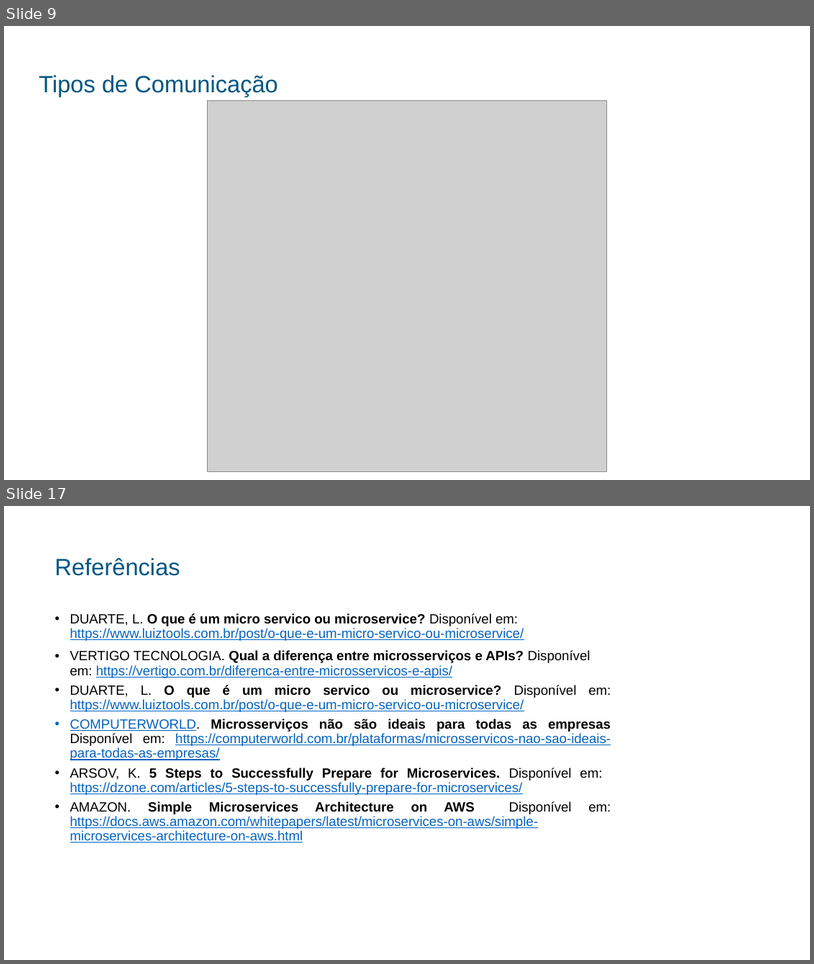
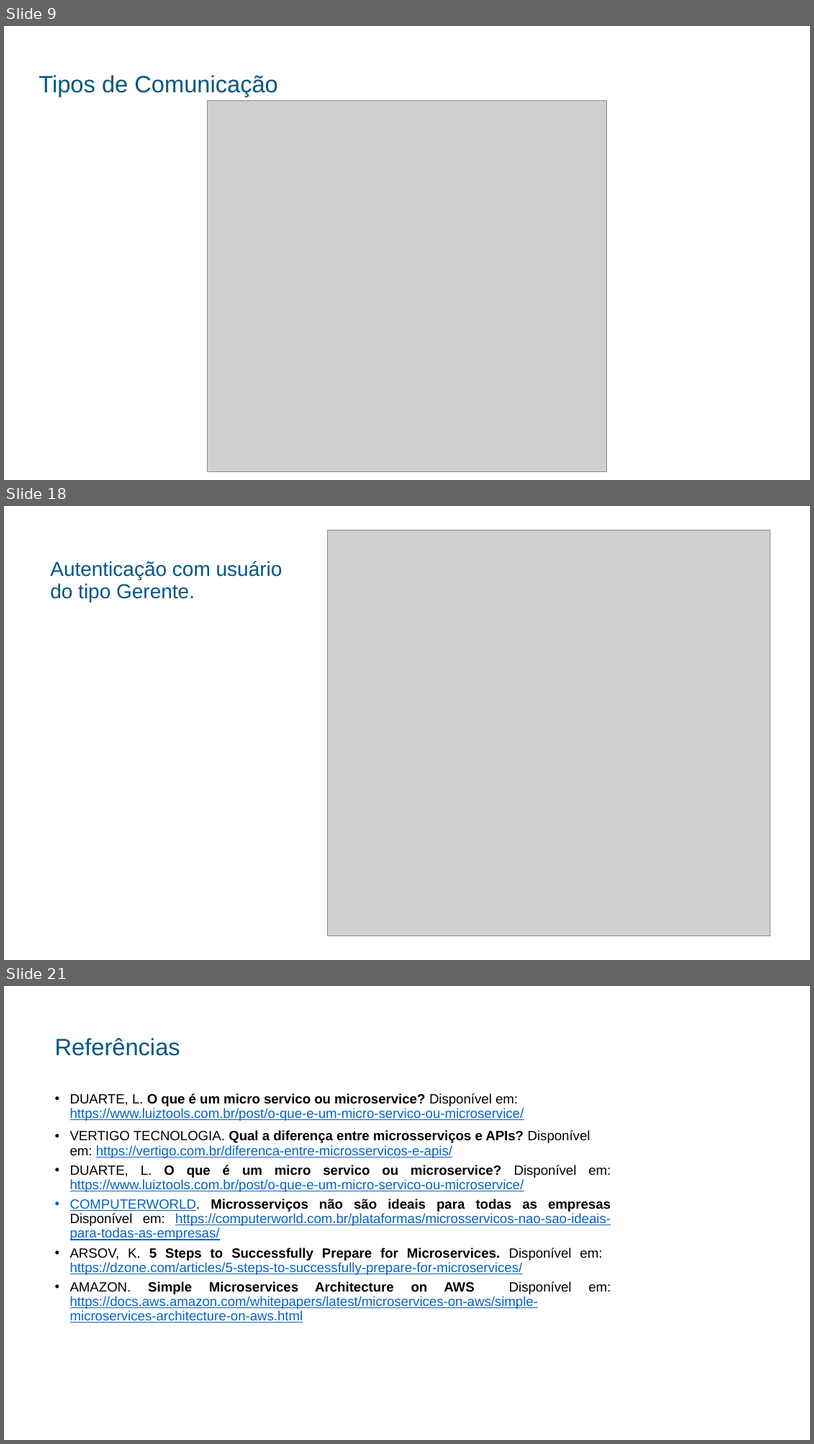
Before and after one commit to alexandrepeluchi/trabalho-diplomacao, a slide deck: Documentos/Apresentação Power Point/Apresentação do TD - Alexandre Peluchi.pptx. Shown one above the other, each under a label of ours: slides 9 and 17 before the commit, slides 9, 18 and 21 after it; the slides between them are not shown. The pictures are 814x964 and 814x1444 pixels, drawn with LibreOffice and Linux fonts; fonts in the diff are those of the drawing; grey boxes stand for pictures. Boxes give left, top, right and bottom in pixels: in the first picture for what was removed or moved away, otherwise in the second. Text is boxed around its words. In the diff, an @@ line names an element or a change of style, - is before the commit and + after.

```diff
--- a/Documentos/Apresentação Power Point/Apresentação do TD - Alexandre Peluchi.pptx
+++ b/Documentos/Apresentação Power Point/Apresentação do TD - Alexandre Peluchi.pptx
@@ slide 18 added at (x1=4, y1=506, x2=810, y2=960), background #FFFFFF @@
@@ picture added at (x1=328, y1=530, x2=771, y2=936) @@
@@ title added at (x1=50, y1=561, x2=283, y2=602), 24 pt, text #025682 @@
+Autenticação com usuário do tipo Gerente.
@@ what was slide 17 is now slide 21 @@
```
Also in this commit, not shown: 11 slides changed, 5 other slides added, 2 slides removed, 1 other file.
